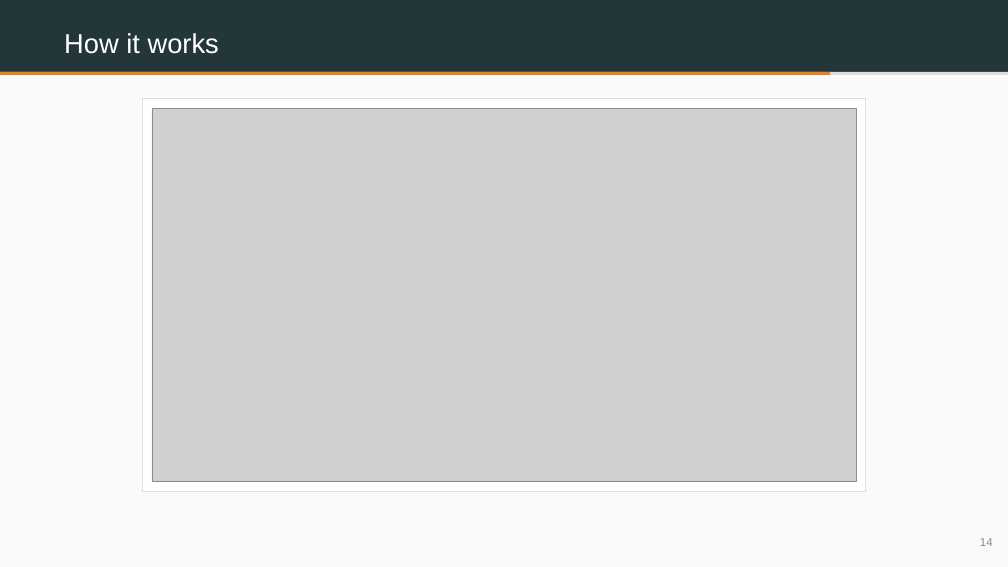
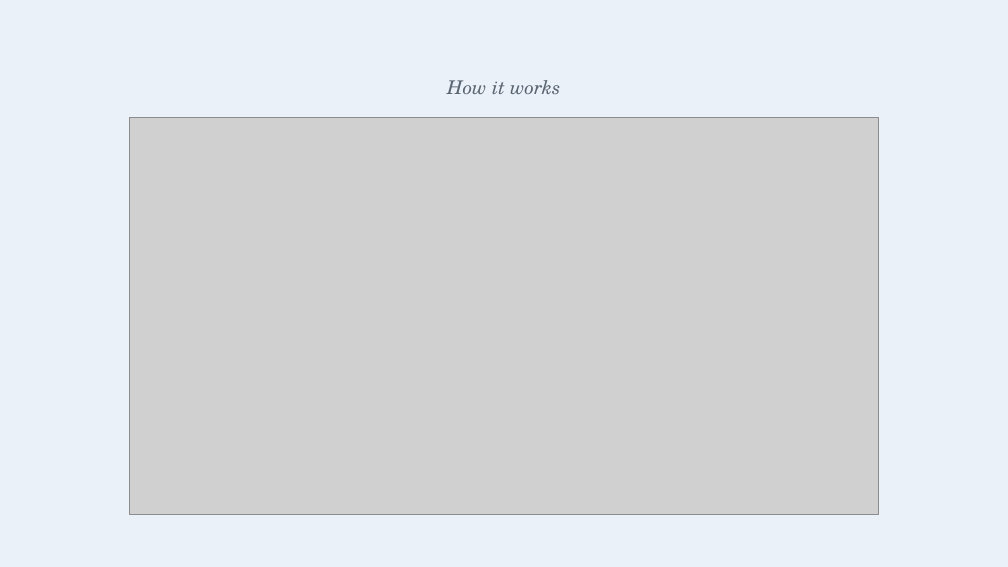
Before and after one commit to benjiesotelo-sudo/Telos_FIN1209, a slide deck: slide 3 of special-lecture/FIN1209-Special-Lecture-2-StockDesk.pptx (slide 14 before the commit). Drawn at 1008x567 pixels with LibreOffice and Linux fonts; fonts in the diff are those of the drawing; grey boxes stand for pictures. Boxes give left, top, right and bottom in pixels: in the first picture for what was removed or moved away, otherwise in the second. Text is boxed around its words. In the diff, an @@ line names an element or a change of style, - is before the commit and + after.

```diff
--- a/special-lecture/FIN1209-Special-Lecture-2-StockDesk.pptx
+++ b/special-lecture/FIN1209-Special-Lecture-2-StockDesk.pptx
@@ rectangle at bbox=[0, 0, 1008, 567]: fill #FAFAFA to #EAF1F8 @@
@@ rectangle removed at bbox=[0, 0, 1008, 72] @@
@@ rectangle removed at bbox=[0, 72, 1008, 75] @@
@@ rectangle removed at bbox=[0, 72, 830, 75] @@
@@ text "How it works": place and size @@
-text "How it works" at bbox=[64, 33, 219, 54]
+text "How it works" at bbox=[447, 80, 560, 94]
@@ text "How it works" at bbox=[447, 80, 560, 94]: size 26 to 18 pt, font Arial to TeX Gyre Schola, text colour #FFFFFF to #5B6672, italic on; alignment left to centre; line spacing 1.05 to 1; vertical alignment middle to top @@
@@ picture: place and size @@
-picture at bbox=[152, 108, 856, 482]
+picture at bbox=[130, 117, 879, 514]
@@ rectangle removed at bbox=[142, 98, 866, 492] @@
@@ text removed at bbox=[980, 538, 993, 546] @@
-14
```
Also in this commit, not shown: 3 other slides changed, 2 slides added, 13 slides removed, 1 other file.
